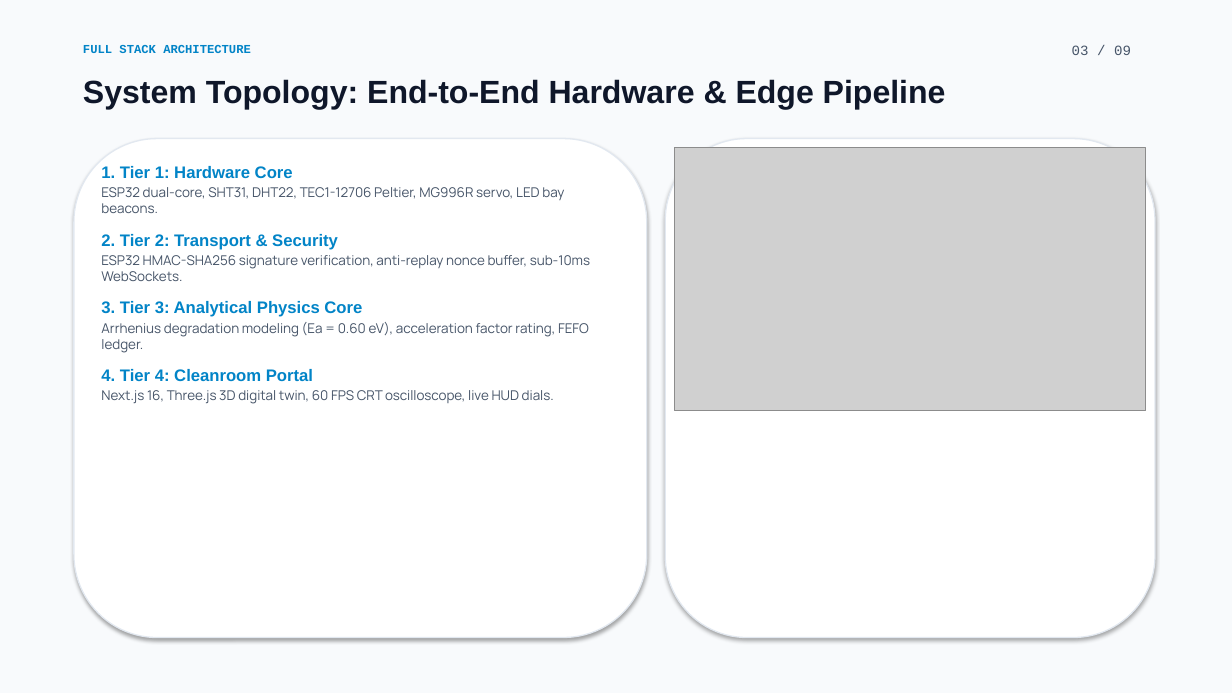
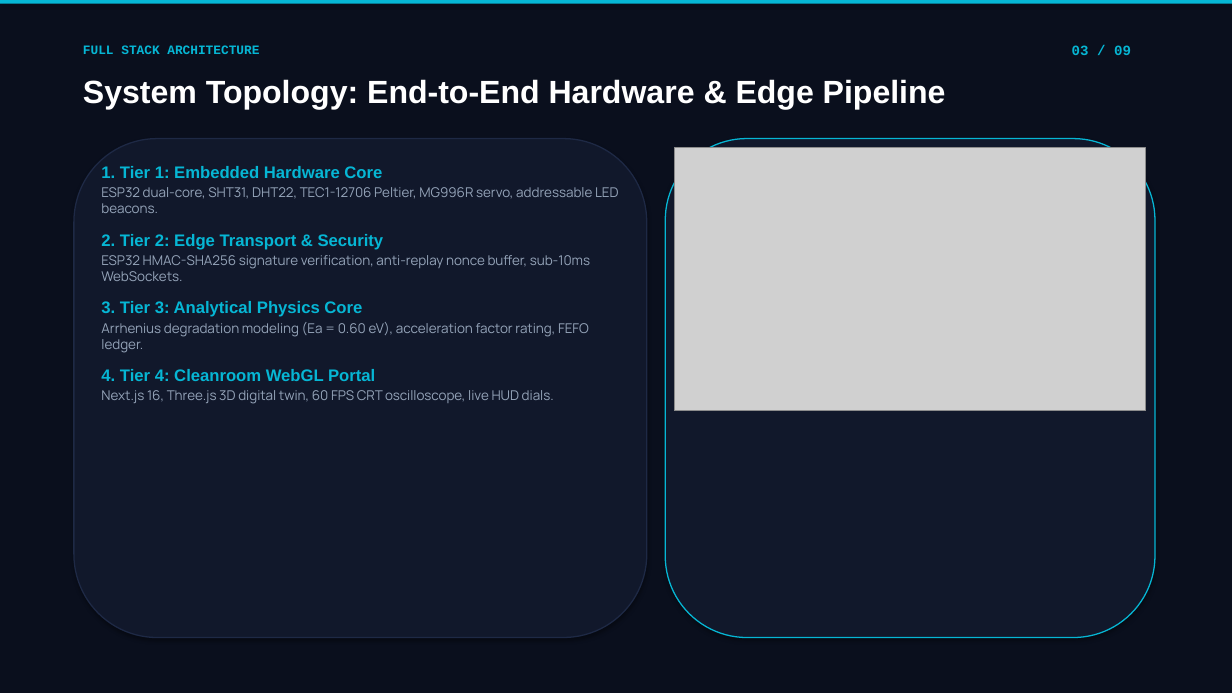
Before and after one commit to Shreyansha790/smart-component-storage, a slide deck: slide 3 of Smart_Component_Storage_Presentation.pptx. Drawn at 1232x693 pixels with LibreOffice and Linux fonts; fonts in the diff are those of the drawing; grey boxes stand for pictures. Boxes give left, top, right and bottom in pixels: in the first picture for what was removed or moved away, otherwise in the second. Text is boxed around its words. In the diff, an @@ line names an element or a change of style, - is before the commit and + after.

Commit message:
feat: complete master dark titanium & cyan presentation deck with 6 AI cleanroom images and graphs

```diff
--- a/Smart_Component_Storage_Presentation.pptx
+++ b/Smart_Component_Storage_Presentation.pptx
@@ rectangle at [0,0,1232,693]: fill #F8FAFC to #0A0F1D @@
@@ rectangle added at [0,0,1232,4], fill #06B6D4 @@
@@ text "FULL STACK ARCHITECTURE" at [83,45,259,54]: size 9.5 to 10 pt, text colour #0284C7 to #06B6D4 @@
@@ text "03 / 09" at [1072,45,1131,55]: text colour #475569 to #06B6D4, bold on @@
@@ text "System Topology: End-to-End Hardware & ..." at [83,79,946,109]: text colour #0F172A to #FFFFFF @@
@@ rounded rectangle at [74,139,647,638]: fill #FFFFFF to #11182B; outline #E2E8F0 1 pt to #1E2945 1 pt @@
@@ rounded rectangle at [665,139,1155,638]: fill #FFFFFF to #11182B; outline #E2E8F0 1 pt to #06B6D4 1 pt @@
@@ text at [101,166,618,250]: text changed; text colour #475569 to #94A3B8 @@
-1. Tier 1: Hardware Core
-ESP32 dual-core, SHT31, DHT22, TEC1-12706 Peltier, MG996R servo, LED bay beacons.
-2. Tier 2: Transport & Security
+1. Tier 1: Embedded Hardware Core
+ESP32 dual-core, SHT31, DHT22, TEC1-12706 Peltier, MG996R servo, addressable LED beacons.
+2. Tier 2: Edge Transport & Security
@@ text at [101,255,590,404]: text colour #475569 to #94A3B8 in "ESP32 HMAC-SHA256 signature verification, anti-replay nonce  ...", "Arrhenius degradation modeling (Ea = 0.60 eV), ...", "Next.js 16, Three.js 3D digital twin, 60 ..."; text colour #0284C7 to #06B6D4 in "3. Tier 3: Analytical Physics Core" @@
@@ text at [101,369,375,381]: text changed; text colour #0284C7 to #06B6D4 @@
-4. Tier 4: Cleanroom Portal
+4. Tier 4: Cleanroom WebGL Portal
```
Also in this commit, not shown: 8 other slides changed.
